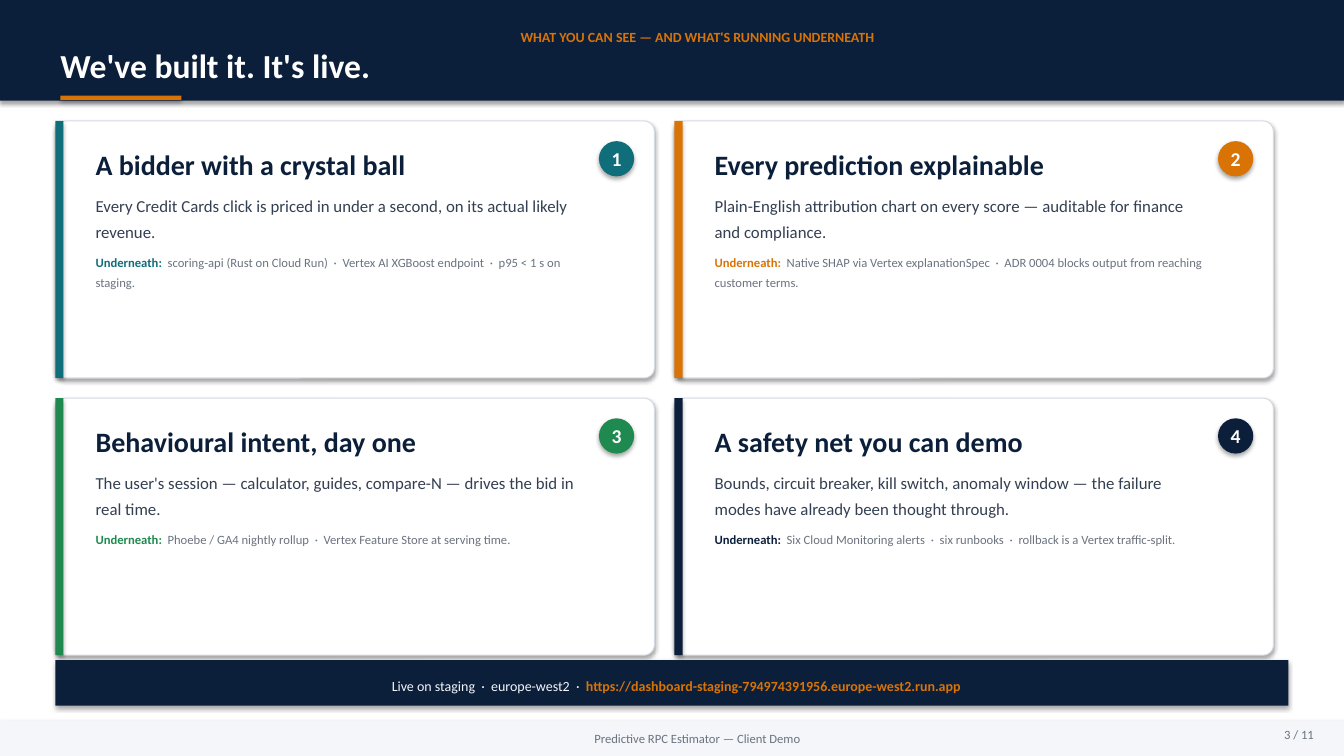
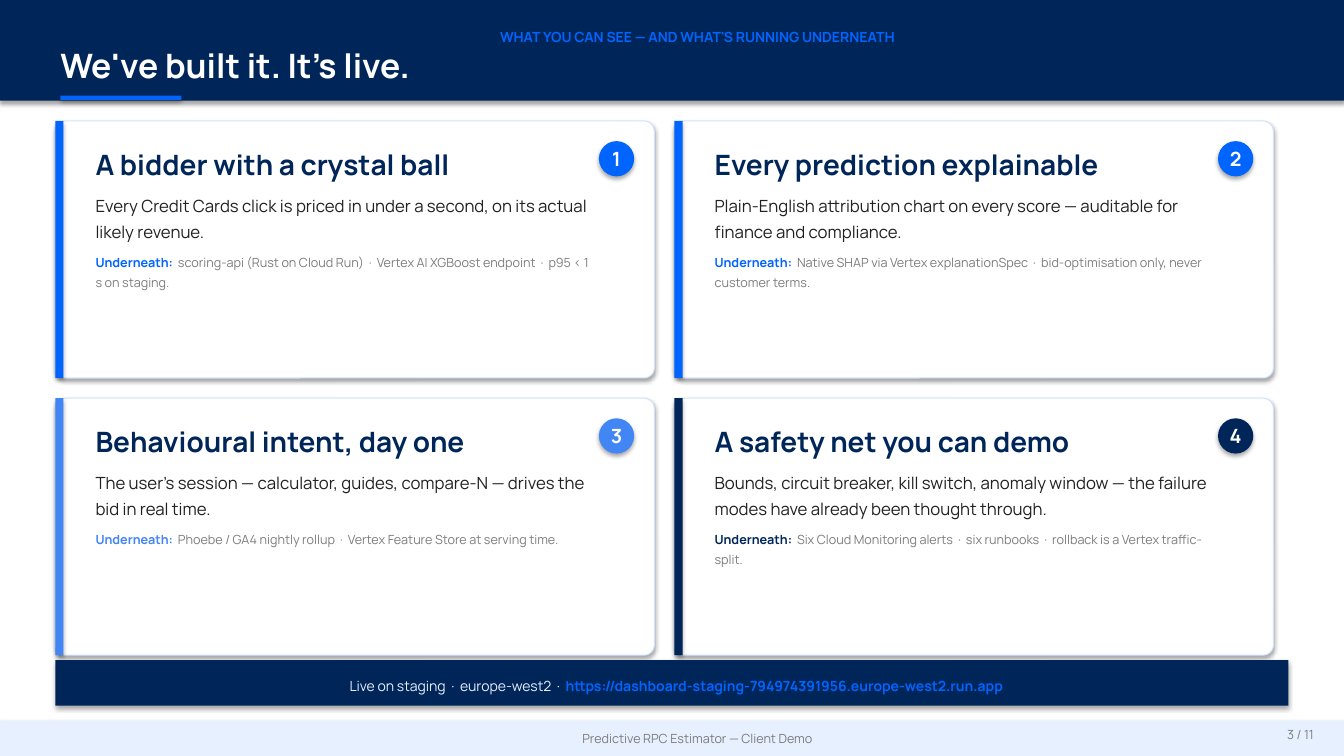
Before and after one commit to asmeyatsky-work/msm, a slide deck: slide 3 of docs/client-demo-deck.pptx. Drawn at 1344x756 pixels with LibreOffice and Linux fonts; fonts in the diff are those of the drawing. Boxes give left, top, right and bottom in pixels: in the first picture for what was removed or moved away, otherwise in the second. Text is boxed around its words. In the diff, an @@ line names an element or a change of style, - is before the commit and + after.

```diff
--- a/docs/client-demo-deck.pptx
+++ b/docs/client-demo-deck.pptx
@@ rectangle "WHAT YOU CAN SEE — ..." at [0,0,1344,101]: font Calibri to Manrope; text colour #D97306 to #0064FF in "WHAT YOU CAN SEE — AND WHAT'S ..."; fill #0B1F3A to #002659 @@
@@ rectangle at [60,96,181,100]: fill #D97306 to #0064FF @@
@@ rectangle at [55,121,64,378]: fill #0F6E7A to #0064FF @@
@@ text "A bidder with a crystal ..." at [96,154,589,290]: font Calibri to Manrope; text colour #0B1F3A to #002659 in "A bidder with a crystal ball"; text colour #333F52 to #212121 in "Every Credit Cards click is priced in ..."; text colour #0F6E7A to #0064FF in "Underneath:"; text colour #6B7380 to #7D7D7D in "scoring-api (Rust on Cloud Run) · Vertex ..." @@
@@ ellipse "1" at [599,141,634,176]: font Calibri to Manrope; fill #0F6E7A to #0064FF @@
@@ rectangle at [675,121,683,378]: fill #D97306 to #0064FF @@
@@ ellipse "2" at [1218,141,1253,176]: font Calibri to Manrope; fill #D97306 to #0064FF @@
@@ text at [715,154,1179,242]: font Calibri to Manrope in "Every prediction explainable", "Plain-English attribution chart on every score — ..."; text colour #0B1F3A to #002659 in "Every prediction explainable"; text colour #333F52 to #212121 in "Plain-English attribution chart on every score — ..." @@
@@ text at [715,258,1202,287]: text changed; font Calibri to Manrope; text colour #6B7380 to #7D7D7D @@
-Underneath: Native SHAP via Vertex explanationSpec · ADR 0004 blocks output from reaching customer terms.
+Underneath: Native SHAP via Vertex explanationSpec · bid-optimisation only, never customer terms.
@@ rectangle at [55,398,64,655]: fill #1F8A4F to #4285F4 @@
@@ text "Behavioural intent, day one" at [96,431,584,547]: font Calibri to Manrope; text colour #0B1F3A to #002659 in "Behavioural intent, day one"; text colour #333F52 to #212121 in "The user's session — calculator, guides, compare-N ..."; text colour #1F8A4F to #4285F4 in "Underneath:"; text colour #6B7380 to #7D7D7D in "Phoebe / GA4 nightly rollup · Vertex ..." @@
@@ ellipse "3" at [599,418,634,454]: font Calibri to Manrope; fill #1F8A4F to #4285F4 @@
@@ outline #D7DBE3 0.75 pt to #D2E3FC 0.75 pt in 4 elements at [55,121,654,378], [675,121,1273,378], [55,398,654,655], [675,398,1273,655] @@
@@ rectangle at [675,398,683,655]: fill #0B1F3A to #002659 @@
@@ text "A safety net you can ..." at [715,431,1206,567]: font Calibri to Manrope; text colour #0B1F3A to #002659 in "A safety net you can demo", "Underneath:"; text colour #333F52 to #212121 in "Bounds, circuit breaker, kill switch, anomaly window ..."; text colour #6B7380 to #7D7D7D in "Six Cloud Monitoring alerts · six runbooks ..." @@
@@ ellipse "4" at [1218,418,1253,454]: font Calibri to Manrope; fill #0B1F3A to #002659 @@
@@ rectangle "Live on staging · europe-west2 ..." at [55,660,1289,706]: font Calibri to Manrope; text colour #F4F6FA to #E7F0FE in "Live on staging · europe-west2 ·"; text colour #D97306 to #0064FF in "https://dashboard-staging-794974391956.europe-west2.run.app"; fill #0B1F3A to #002659 @@
@@ rectangle "Predictive RPC Estimator — Client ..." at [0,721,1344,756]: font Calibri to Manrope, text colour #6B7380 to #7D7D7D; fill #F4F6FA to #E7F0FE @@
@@ text "3 / 11" at [1287,730,1314,739]: font Calibri to Manrope, text colour #6B7380 to #7D7D7D @@
```
Also in this commit, not shown: 10 other slides changed, 1 other file.
